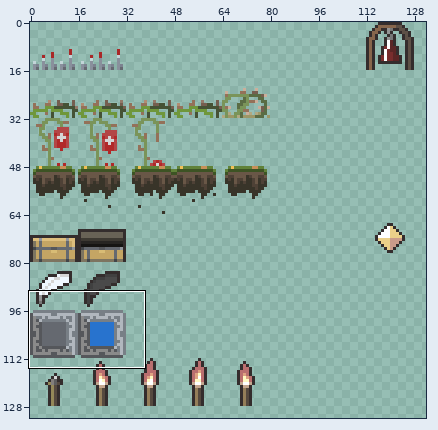
Two states of a sprite sheet, src/assets/img/Objects.png. Above: a wide view before the commit, with the close-up outlined.
Close-up. Before the edit:
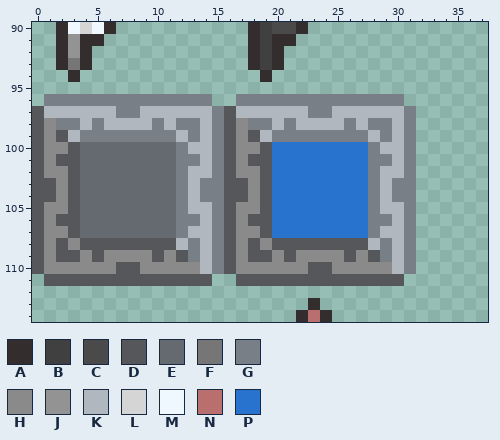
The file is 256x256 pixels. Colours within 5 levels of each other are drawn and written as one. Shown: x 0..37, y 90..114. The wide view leaves out empty margins.
Palette (. is transparent): A #342d2d  B #404040  C #4a4a4a  D #55575b  E #656970  F #767676  G #787f86  H #8a8a8a  J #939393  K #b1b7be  L #d5d5d5  M #f0f8ff  N #ba6f6f  P #2873ce
Pixels before, first column x 0:
 90 ..AMLMA...........ABCCA.........
 91 ..AJAA............ABAA..........
 92 ..AJA.............ABA...........
 93 ..AFA.............ABA...........
 94 ...A...............A............
 95 ................................
 96 .GGGGGGGGGGGGGG..GGGGGGGGGGGGGG.
 97 DKKKKKKGGKKKKKKGDKKKKKKGGKKKKKKG
 98 DHGGKGKKKKGKGGKGDHGGKGKKKKGKGGKG
 99 DHDKGGGGGGGGKGKGDHDKGGGGGGGGKGKG
100 DHHDEEEEEEEEGKKGDHHDPPPPPPPPGKKG
101 DHDDEEEEEEEEGGKGDHDDPPPPPPPPGGKG
102 DHHDEEEEEEEEGKKGDHHDPPPPPPPPGKKG
103 DDHDEEEEEEEEGKGGDDHDPPPPPPPPGKGG
104 DDHDEEEEEEEEGKGGDDHDPPPPPPPPGKGG
105 DHHDEEEEEEEEGKKGDHHDPPPPPPPPGKKG
106 DHDDEEEEEEEEGGKGDHDDPPPPPPPPGGKG
107 DHHDEEEEEEEEGKKGDHHDPPPPPPPPGKKG
108 DHDHDDDDDDDDKGKGDHDHDDDDDDDDKGKG
109 DHDDHDHHHHDHDGKGDHDDHDHHHHDHDGKG
110 DHHHHHHDDHHHHHKGDHHHHHHDDHHHHHKG
111 .DDDDDDDDDDDDDD..DDDDDDDDDDDDDD.
112 ................................
113 .......................A........
114 ......................ANA.......
And afterwards:
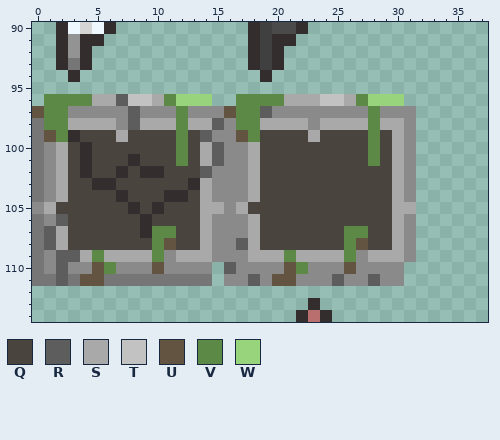
Colours new in this view: Q #49443d  R #5d5d5d  S #a9a9a9  T #c2c2c2  U #635442  V #5c8a46  W #97d47b
Edits made:
Changed rows in their new state; - is an unchanged pixel.
first column x 0:
 96 -VVVVSSRTTSVWWW--VVVVSSSTTSVWWW-
 97 UVVHHHHHRHHHVHHHUVVRHHHHHHHHVHHH
 98 FVVSSSSHRSSSVSSRHVVSSSSHSSSSVSSH
 99 FUVAQQQSQQQQVQRHHUVQQQQSQQQQVQSH
100 F-SQAQQQQQQQVQSRH-SQQQQQQQQQVQSH
101 F-SQAQQQAQQQVQSRH-SQQQQQQQQQVQSH
102 F-SQAQQAQAAQQQRHH-SQQQQQQQQQQQSH
103 FHSQQAAQQQQQQASHHHSQQQQQQQQQQQSH
104 FHSQQQQAQQQAAQSHHHSQQQQQQQQQQQSH
105 HSQQQQQQAQAQQQSSHSQQQQQQQQQQQQSS
106 F-RQQQQQQAQQQQSHH-SQQQQQQQQQQQSH
107 FRSQQQQQQAVVQQSHH-SQQQQQQQVVQQSH
108 FRSQQQQQQQVUQQSHHRSQQQQQQQVUQQSH
109 F-RRSVSSSSV-SSSHH-SSSVSSSSV-SSSH
110 F-R--UVHH-U---H.R----UVHH-U---H.
111 FFRFUUFFFFFFFFF-HHRHUUHHHRHHRHH-
Boxes around the changes in both close-ups, in picture pixels (x1, y1, x2, y2):
changed: (32, 94, 416, 286)
